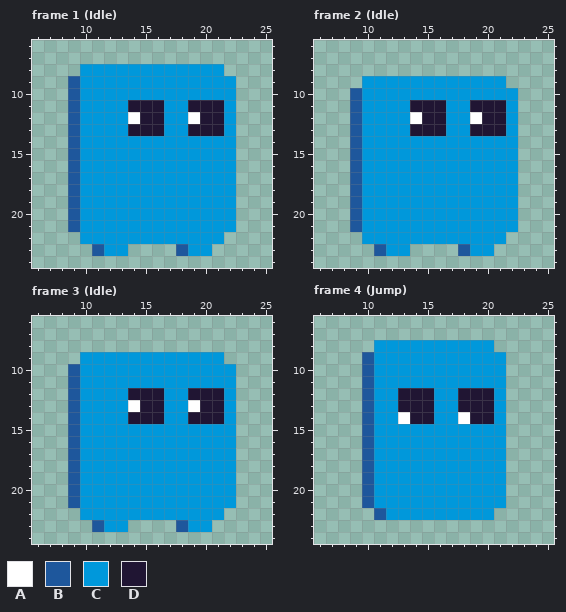
One commit to this pixel-art file: aseprite/dude.aseprite. Above is the file before it was changed.
32x32 pixels, 9 frames. Shown: frame 1 (Idle): x 6..25, y 6..24; frame 2 (Idle): x 6..25, y 6..24; frame 3 (Idle): x 6..25, y 6..24; frame 4 (Jump): x 6..25, y 6..24. The commit also changed other frames, which this record leaves out.
Visible layers, top first: "Layer 1", "Layer".
Palette (. is transparent): A #ffffff  B #1e579c  C #0098db  D #201533
Pixels before, frame 1 (Idle), first column x 9:
 8 .CCCCCCCCCCCC.
 9 BCCCCCCCCCCCCC
10 BCCCCCCCCCCCCC
11 BCCCCDDDCCDDDC
12 BCCCCADDCCADDC
13 BCCCCDDDCCDDDC
14 BCCCCCCCCCCCCC
15 BCCCCCCCCCCCCC
16 BCCCCCCCCCCCCC
17 BCCCCCCCCCCCCC
18 BCCCCCCCCCCCCC
19 BCCCCCCCCCCCCC
20 BCCCCCCCCCCCCC
21 BCCCCCCCCCCCCC
22 .CCCCCCCCCCCC.
23 ..BCC....BCC..
Pixels before, frame 2 (Idle), first column x 9:
 9 .CCCCCCCCCCCC.
10 BCCCCCCCCCCCCC
11 BCCCCDDDCCDDDC
12 BCCCCADDCCADDC
13 BCCCCDDDCCDDDC
14 BCCCCCCCCCCCCC
15 BCCCCCCCCCCCCC
16 BCCCCCCCCCCCCC
17 BCCCCCCCCCCCCC
18 BCCCCCCCCCCCCC
19 BCCCCCCCCCCCCC
20 BCCCCCCCCCCCCC
21 BCCCCCCCCCCCCC
22 .CCCCCCCCCCCC.
23 ..BCC....BCC..
Pixels before, frame 3 (Idle), first column x 9:
 9 .CCCCCCCCCCCC.
10 BCCCCCCCCCCCCC
11 BCCCCCCCCCCCCC
12 BCCCCDDDCCDDDC
13 BCCCCADDCCADDC
14 BCCCCDDDCCDDDC
15 BCCCCCCCCCCCCC
16 BCCCCCCCCCCCCC
17 BCCCCCCCCCCCCC
18 BCCCCCCCCCCCCC
19 BCCCCCCCCCCCCC
20 BCCCCCCCCCCCCC
21 BCCCCCCCCCCCCC
22 .CCCCCCCCCCCC.
23 ..BCC....BCC..
Pixels before, frame 4 (Jump), first column x 10:
 8 .CCCCCCCCCC.
 9 BCCCCCCCCCCC
10 BCCCCCCCCCCC
11 BCCCCCCCCCCC
12 BCCDDDCCDDDC
13 BCCDDDCCDDDC
14 BCCADDCCADDC
15 BCCCCCCCCCCC
16 BCCCCCCCCCCC
17 BCCCCCCCCCCC
18 BCCCCCCCCCCC
19 BCCCCCCCCCCC
20 BCCCCCCCCCCC
21 BCCCCCCCCCCC
22 .BCCCCCCCCC.
The result:
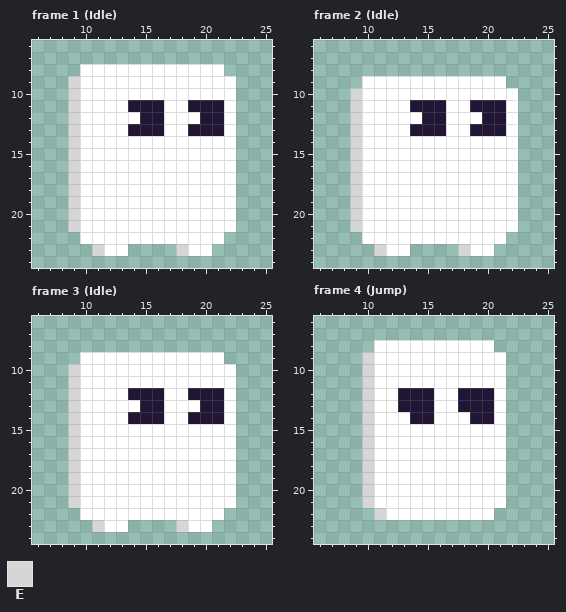
Colours new in this view: E #d6d6d6
Difference:
Changed rows in their new state; - is an unchanged pixel.
Frame 1 (Idle), layer "Body":
first column x 9:
 8 -AAAAAAAAAAAA-
 9 EAAAAAAAAAAAAA
10 EAAAAAAAAAAAAA
11 EAAAA---AA---A
12 EAAAA---AA---A
13 EAAAA---AA---A
14 EAAAAAAAAAAAAA
15 EAAAAAAAAAAAAA
16 EAAAAAAAAAAAAA
17 EAAAAAAAAAAAAA
18 EAAAAAAAAAAAAA
19 EAAAAAAAAAAAAA
20 EAAAAAAAAAAAAA
21 EAAAAAAAAAAAAA
22 -AAAAAAAAAAAA-
23 --EAA----EAA--
Frame 2 (Idle), layer "Body":
first column x 9:
 9 -AAAAAAAAAAAA-
10 EAAAAAAAAAAAAA
11 EAAAA---AA---A
12 EAAAA---AA---A
13 EAAAA---AA---A
14 EAAAAAAAAAAAAA
15 EAAAAAAAAAAAAA
16 EAAAAAAAAAAAAA
17 EAAAAAAAAAAAAA
18 EAAAAAAAAAAAAA
19 EAAAAAAAAAAAAA
20 EAAAAAAAAAAAAA
21 EAAAAAAAAAAAAA
22 -AAAAAAAAAAAA-
23 --EAA----EAA--
Frame 3 (Idle), layer "Body":
first column x 9:
 9 -AAAAAAAAAAAA-
10 EAAAAAAAAAAAAA
11 EAAAAAAAAAAAAA
12 EAAAA---AA---A
13 EAAAA---AA---A
14 EAAAA---AA---A
15 EAAAAAAAAAAAAA
16 EAAAAAAAAAAAAA
17 EAAAAAAAAAAAAA
18 EAAAAAAAAAAAAA
19 EAAAAAAAAAAAAA
20 EAAAAAAAAAAAAA
21 EAAAAAAAAAAAAA
22 -AAAAAAAAAAAA-
23 --EAA----EAA--
Frame 4 (Jump), layer "Body":
first column x 10:
 8 -AAAAAAAAAA-
 9 EAAAAAAAAAAA
10 EAAAAAAAAAAA
11 EAAAAAAAAAAA
12 EAA---AA---A
13 EAA---AA---A
14 EAA---AA---A
15 EAAAAAAAAAAA
16 EAAAAAAAAAAA
17 EAAAAAAAAAAA
18 EAAAAAAAAAAA
19 EAAAAAAAAAAA
20 EAAAAAAAAAAA
21 EAAAAAAAAAAA
22 -EAAAAAAAAA-
